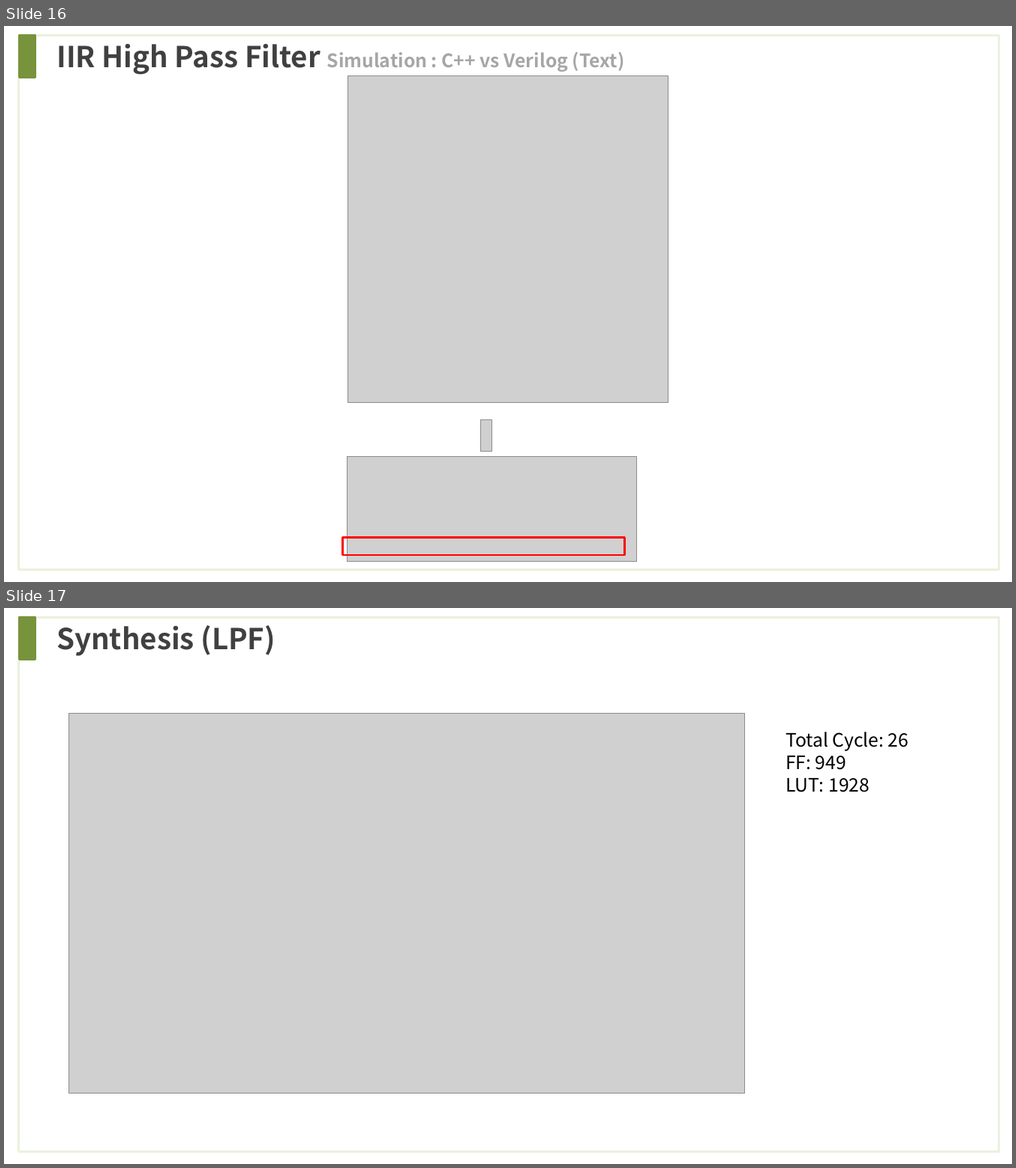
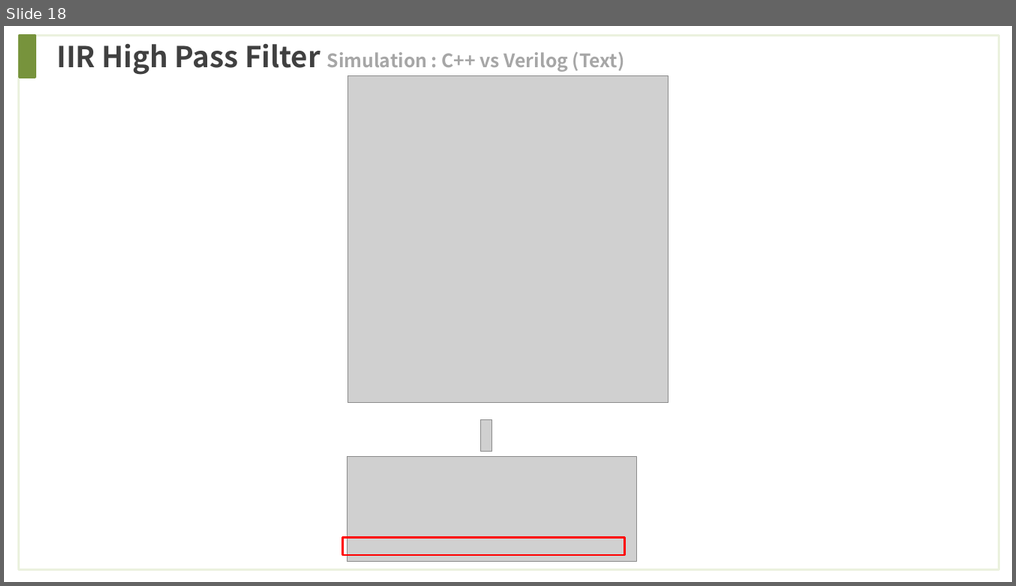
Before and after one commit to wjdwls0630/khu_sensor, a slide deck: reference/Filter/Filter_Test.pptx. Shown one above the other, each under a label of ours: slides 16 and 17 before the commit, slide 18 after it. The pictures are 1016x1168 and 1016x586 pixels, drawn with LibreOffice and Linux fonts; fonts in the diff are those of the drawing; grey boxes stand for pictures. Boxes give left, top, right and bottom in pixels: in the first picture for what was removed or moved away, otherwise in the second. Text is boxed around its words. In the diff, an @@ line names an element or a change of style, - is before the commit and + after.

```diff
--- a/reference/Filter/Filter_Test.pptx
+++ b/reference/Filter/Filter_Test.pptx
@@ slide 17 removed at <box>4,608,1012,1164</box>, background #FFFFFF @@
@@ rectangle removed at <box>18,617,998,1152</box> @@
@@ rectangle removed at <box>20,617,36,659</box> @@
@@ text removed at <box>56,625,276,656</box> @@
-Synthesis (LPF)
@@ picture removed at <box>69,713,745,1093</box> @@
@@ text removed at <box>786,732,908,792</box> @@
-Total Cycle: 26
-FF: 949
-LUT: 1928
@@ what was slide 16 is now slide 18 @@
```
Also in this commit, not shown: 2 slides changed, 6 slides added, 2 other slides removed, 1 other file.
